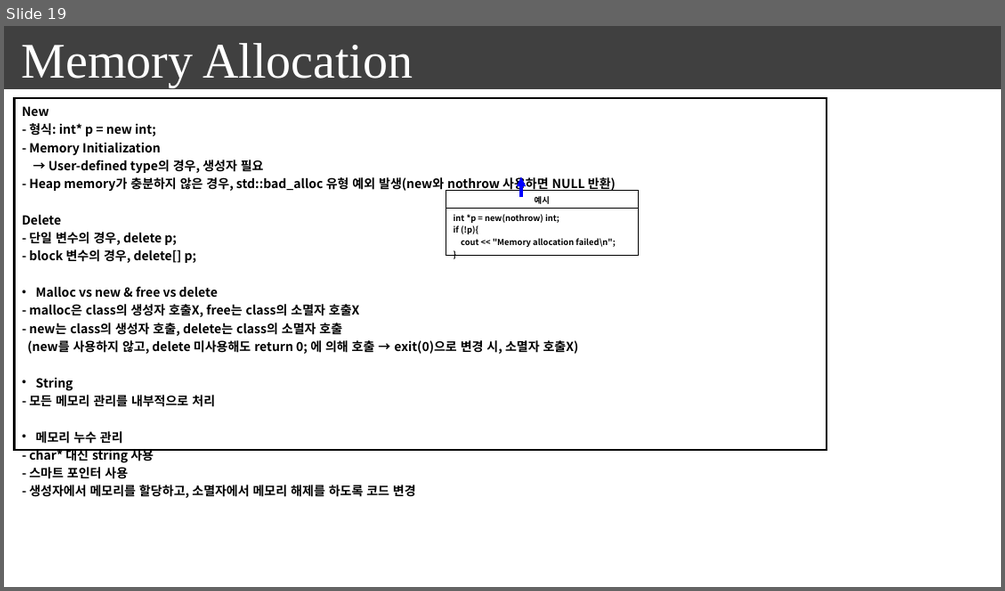
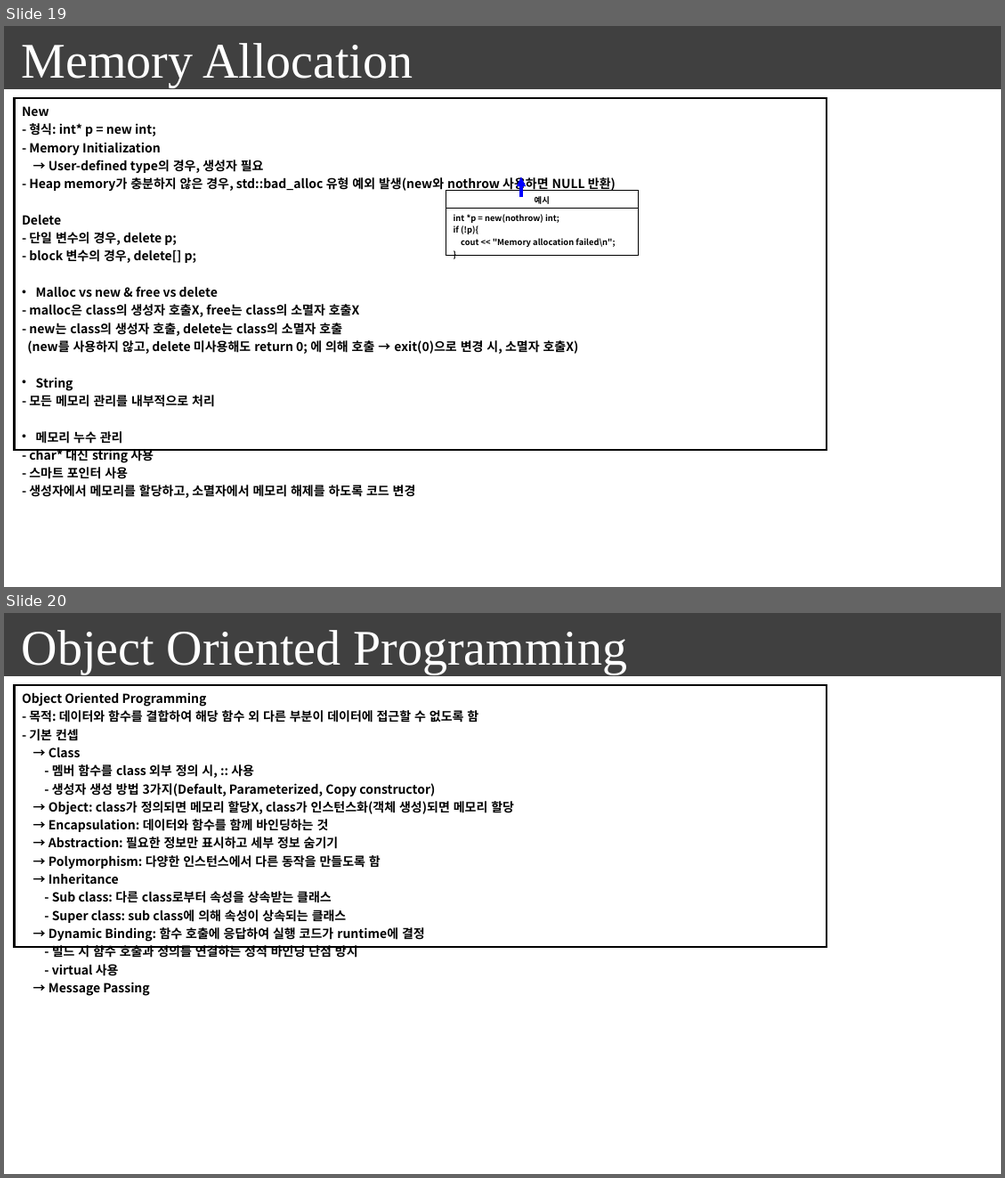
Before and after one commit to seonghokim/Study, a slide deck: everything in c++.pptx. Shown one above the other, each under a label of ours: slide 19 before the commit, slides 19 and 20 after it. The pictures are 1005x591 and 1005x1178 pixels, drawn with LibreOffice and Linux fonts; fonts in the diff are those of the drawing; background and template pictures are left out. Boxes give left, top, right and bottom in pixels: in the first picture for what was removed or moved away, otherwise in the second. Text is boxed around its words. In the diff, an @@ line names an element or a change of style, - is before the commit and + after.

```diff
--- a/everything in c++.pptx
+++ b/everything in c++.pptx
@@ slide 20 added at (4,613,1001,1174), background #FFFFFF; not listed: 1 template element that a slide beside it also shows @@
@@ text added at (22,630,627,674), 48 pt, text #FFFFFF @@
+Object Oriented Programming
@@ table added at (15,686,826,999), 1 rows, 1 columns @@
+Object Oriented Programming / - 목적: 데이터와 함수를 결합하여 해당 함수 외 다른 부분이 데이터에 접근할 수 없도록 함 / - 기본 컨셉 / → Class / - 멤버 함수를 class 외부 정의 시, :: 사용 / - 생성자 생성 방법 3가지(Default, Parameterized, Copy constructor) / → Object: class가 정의되면 메모리 할당X, class가 인스턴스화(객체 생성)되면 메모리 할당 / → Encapsulation: 데이터와 함수를 함께 바인딩하는 것 / → Abstraction: 필요한 정보만 표시하고 세부 정보 숨기기 / → Polymorphism: 다양한 인스턴스에서 다른 동작을 만들도록 함 / → Inheritance / - Sub class: 다른 class로부터 속성을 상속받는 클래스 / - Super class: sub class에 의해 속성이 상속되는 클래스 / → Dynamic Binding: 함수 호출에 응답하여 실행 코드가 runtime에 결정 / - 빌드 시 함수 호출과 정의를 연결하는 정적 바인딩 단점 방지 / - virtual 사용 / → Message Passing
```
Also in this commit, not shown: 1 slide changed, 5 other slides added, 2 other files.
